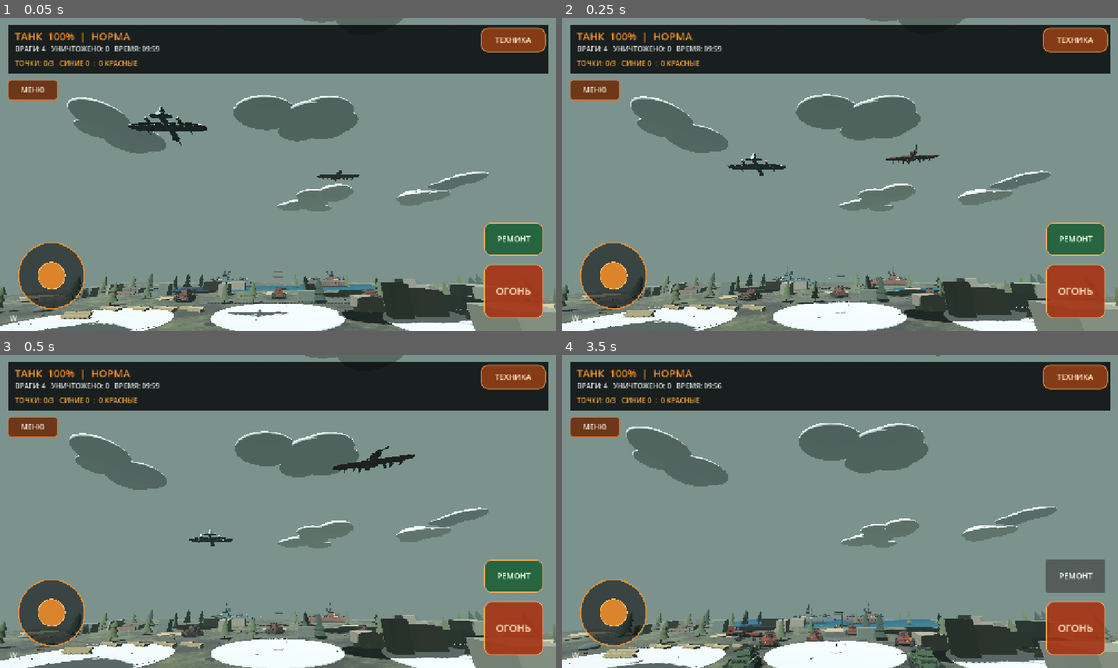
Above: before the commit, frames 1-4 (two rows, left to right).
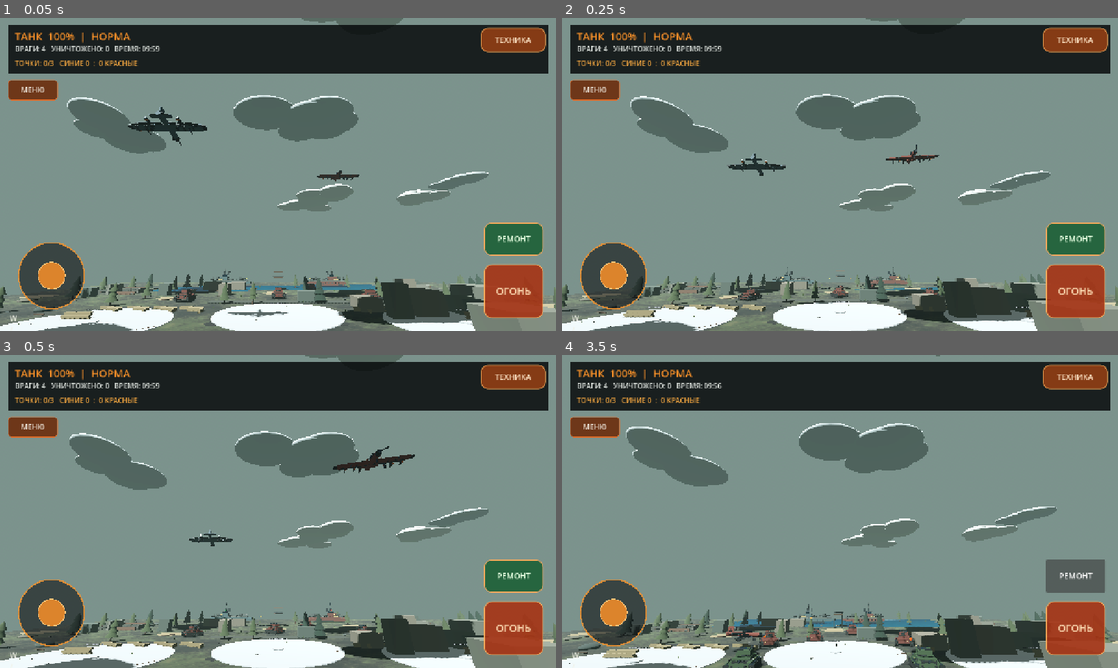
Above: after the commit, the same moments.

Repository: p87010834-ai/WAR-BATTLE-MOBILE
Game: Godot game, scene res://scenes/main.tscn
Same seed, same stepped clock (60 frames per second), same inputs: the game is played once before the commit and once after it.
Inputs (mouse positions are in pixels of both pictures, inside the frame that each line leads up to):
- Up to frame 1 (0.05 s): no input
- Up to frame 2 (0.25 s): no input
- Up to frame 3 (0.5 s): no input
- Up to frame 4 (3.5 s): tap Enter at 0.5 s; drag from (612, 611) to (895, 442) at 0.52 s; drag from (728, 527) to (812, 574) at 1.27 s; click "ОГОНЬ" at 2 s; click "РЕМОНТ" at 2.75 s

The runs differ from the first frame. In frame 1, less than 0.1% of the frame differs, in the area x 26-37%, y 28-35%; in frame 2, less than 0.1%; in frame 3, less than 0.1%; in frame 4, less than 0.1%, in the area x 29-36%, y 86-90%.

Commit message:
Improve aircraft painted-metal materials and exterior finish

Diff:
--- a/godot/scripts/aircraft.gd
+++ b/godot/scripts/aircraft.gd
@@ -196,10 +196,10 @@
 	add_child(collision)
 	_visual_material = StandardMaterial3D.new()
 	_visual_material.albedo_color = Color(0.24, 0.31, 0.35) if team == 0 else Color(0.42, 0.19, 0.15)
-	_visual_material.metallic = 0.62
-	_visual_material.roughness = 0.42
+	_visual_material.metallic = 0.18
+	_visual_material.roughness = 0.72
 	var dark := _air_material(Color(0.07, 0.085, 0.09), 0.72, 0.42)
-	var glass := _air_material(Color(0.035, 0.16, 0.22), 0.78, 0.16)
+	var glass := _air_material(Color(0.018, 0.075, 0.095), 0.42, 0.12)
 	var fuselage := _air_cylinder(0.43, 6.1, Vector3(0, 0, 0), Vector3(PI / 2.0, 0, 0), _visual_material, 20)
 	_air_box(Vector3(0.72, 0.38, 2.3), Vector3(0, 0.08, 0.15), _visual_material)
 	_air_cylinder(0.4, 0.85, Vector3(0, 0, -3.38), Vector3(PI / 2.0, 0, 0), dark, 16)
